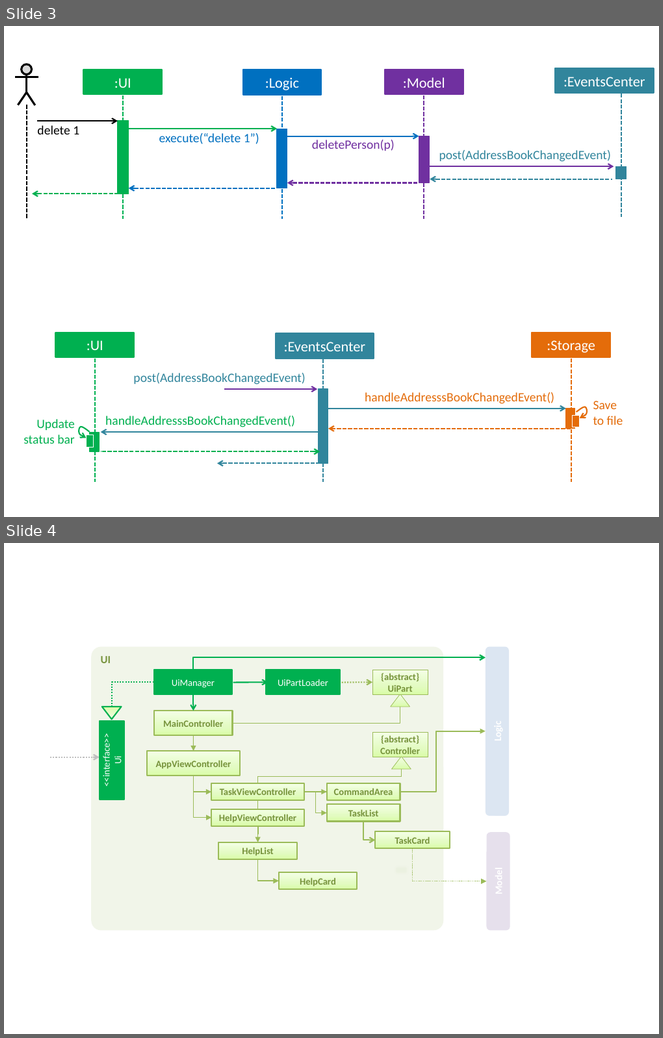
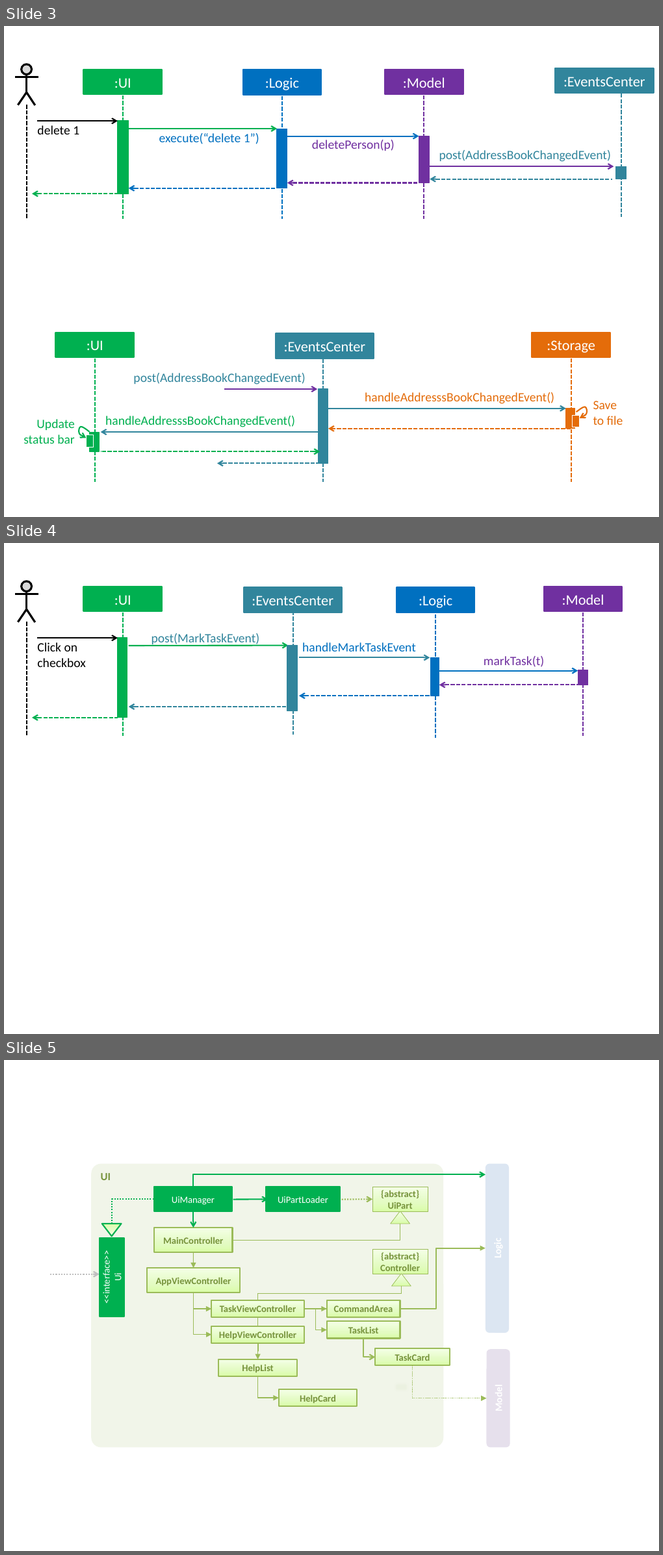
Before and after one commit to CS2103AUG2016-W10-C2/addressbook-level4, a slide deck: docs/diagrams/Diagrams.pptx. Shown one above the other, each under a label of ours: slides 3 and 4 before the commit, slides 3, 4 and 5 after it. The pictures are 663x1038 and 663x1555 pixels, drawn with LibreOffice and Linux fonts; fonts in the diff are those of the drawing. Boxes give left, top, right and bottom in pixels: in the first picture for what was removed or moved away, otherwise in the second. Text is boxed around its words. In the diff, an @@ line names an element or a change of style, - is before the commit and + after.

```diff
--- a/docs/diagrams/Diagrams.pptx
+++ b/docs/diagrams/Diagrams.pptx
@@ slide 4 added at (x1=4, y1=543, x2=659, y2=1034), background #FFFFFF @@
@@ group added at (x1=15, y1=581, x2=38, y2=622): 2 lines, 1 ellipse, 1 freeform shape @@
@@ rectangle added at (x1=84, y1=587, x2=163, y2=611), fill #00B050, outline #00B050 1.5 pt, 16 pt, text #FFFFFF @@
+:UI
@@ rectangle added at (x1=244, y1=588, x2=342, y2=613), fill #31859C, outline #31859C 1.5 pt, 16 pt, text #FFFFFF @@
+:EventsCenter
@@ rectangle added at (x1=397, y1=588, x2=475, y2=613), fill #0070C0, outline #0070C0 1.5 pt, 16 pt, text #FFFFFF @@
+:Logic
@@ rectangle added at (x1=544, y1=587, x2=623, y2=611), fill #7030A0, outline #7030A0 1.5 pt, 16 pt, text #FFFFFF @@
+:Model
@@ line added from (122, 613) to (122, 736), #00B050 1.5 pt dashed @@
@@ line added from (294, 611) to (294, 735), #31859C 1.5 pt dashed @@
@@ line added from (436, 615) to (436, 737), #0070C0 1.5 pt dashed @@
@@ line added from (583, 613) to (583, 736), #7030A0 1.5 pt dashed @@
@@ line added from (26, 622) to (26, 736), #000000 1.5 pt dashed @@
@@ arrow added from (37, 638) to (118, 638), #000000 1.5 pt @@
@@ rectangle added at (x1=118, y1=638, x2=128, y2=718), fill #00B050, outline #00B050 0.75 pt @@
@@ text added at (x1=152, y1=633, x2=260, y2=646), 14 pt, text #31859C @@
+post(MarkTaskEvent)
@@ text added at (x1=37, y1=642, x2=85, y2=667), 14 pt, text #000000 @@
+Click on
+checkbox
@@ arrow added from (129, 646) to (288, 645), #00B050 1.5 pt @@
@@ rectangle added at (x1=287, y1=645, x2=298, y2=711), fill #31859C, outline #31859C 0.75 pt @@
@@ arrow added from (299, 657) to (430, 657), #31859C 1.5 pt @@
@@ text added at (x1=302, y1=642, x2=416, y2=652), 14 pt, text #0070C0 @@
+handleMarkTaskEvent
@@ rectangle added at (x1=430, y1=657, x2=439, y2=696), fill #0070C0, outline #0070C0 0.75 pt @@
@@ text added at (x1=484, y1=656, x2=544, y2=667), 14 pt, text #7030A0 @@
+markTask(t)
@@ arrow added from (440, 671) to (578, 671), #0070C0 1.5 pt @@
@@ rectangle added at (x1=578, y1=670, x2=588, y2=685), fill #7030A0, outline #7030A0 0.75 pt @@
@@ arrow added from (430, 696) to (299, 696), #0070C0 1.5 pt dashed @@
@@ arrow added from (578, 685) to (440, 685), #7030A0 1.5 pt dashed @@
@@ arrow added from (118, 718) to (32, 718), #00B050 1.5 pt dashed @@
@@ arrow added from (287, 707) to (129, 707), #31859C 1.5 pt dashed @@
@@ what was slide 4 is now slide 5 @@
```
Also in this commit, not shown: 1 slide changed.
